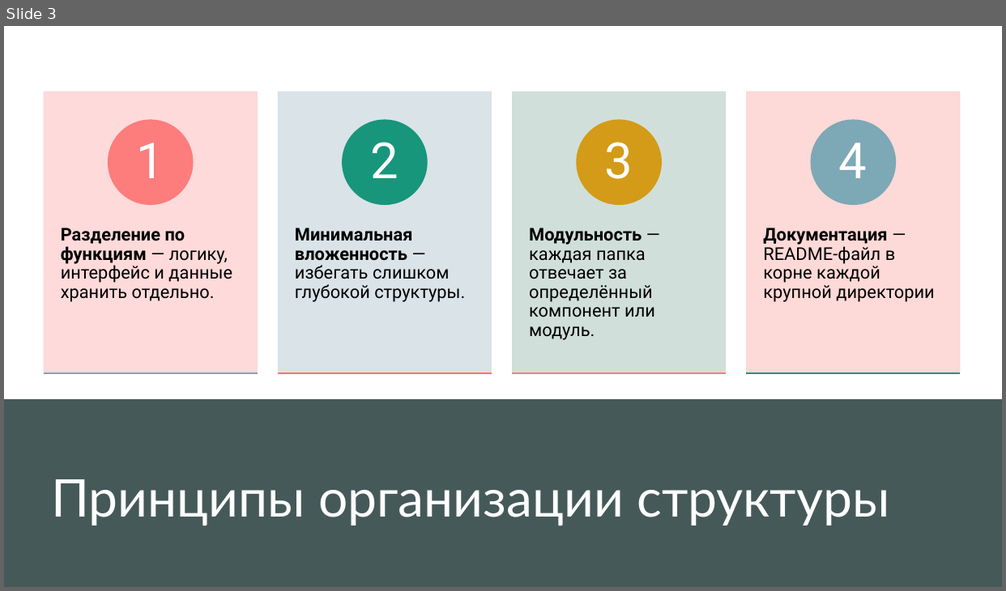
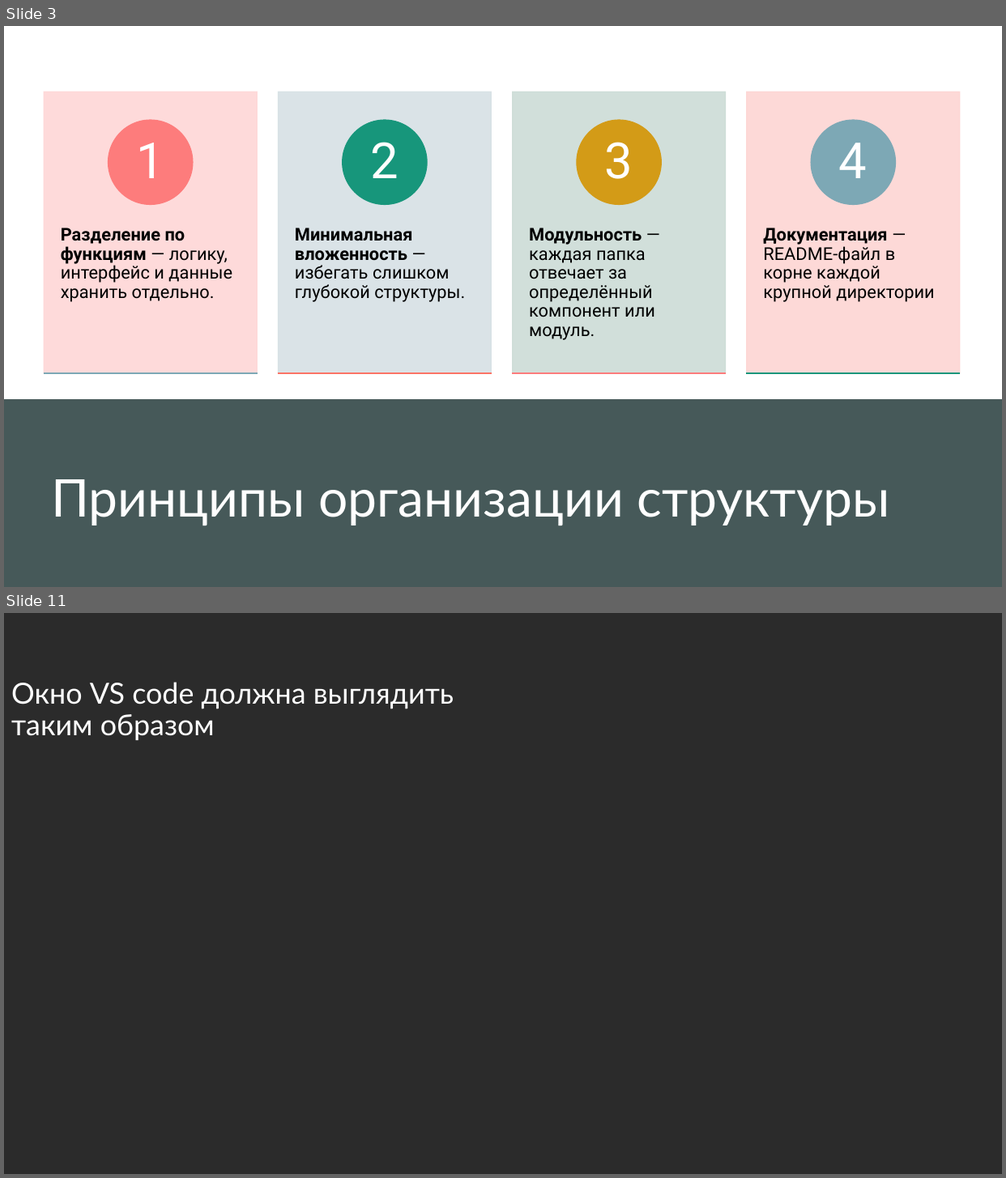
Before and after one commit to Alidedewf/application-design-patterns, a slide deck: шаблоны структура.pptx. Shown one above the other, each under a label of ours: slide 3 before the commit, slides 3 and 11 after it; the slides between them are not shown. The pictures are 1006x591 and 1006x1178 pixels, drawn with LibreOffice and Linux fonts; fonts in the diff are those of the drawing; background and template pictures are left out; a plain dark background stands for a picture behind light text. Boxes give left, top, right and bottom in pixels: in the first picture for what was removed or moved away, otherwise in the second. Text is boxed around its words. In the diff, an @@ line names an element or a change of style, - is before the commit and + after.

```diff
--- a/шаблоны структура.pptx
+++ b/шаблоны структура.pptx
@@ slide 11 added at box(4, 613, 1002, 1174), background picture (left out); not listed: 1 template element that a slide beside it also shows @@
@@ rectangle added at box(4, 613, 1002, 1174), fill #FFFFFF @@
@@ title added at box(11, 682, 454, 740), 28 pt, text #FFFFFF @@
+Окно VS code должна выглядить таким образом
```
Also in this commit, not shown: 1 slide changed, 17 other slides added, 3 slides removed, 7 other files.
